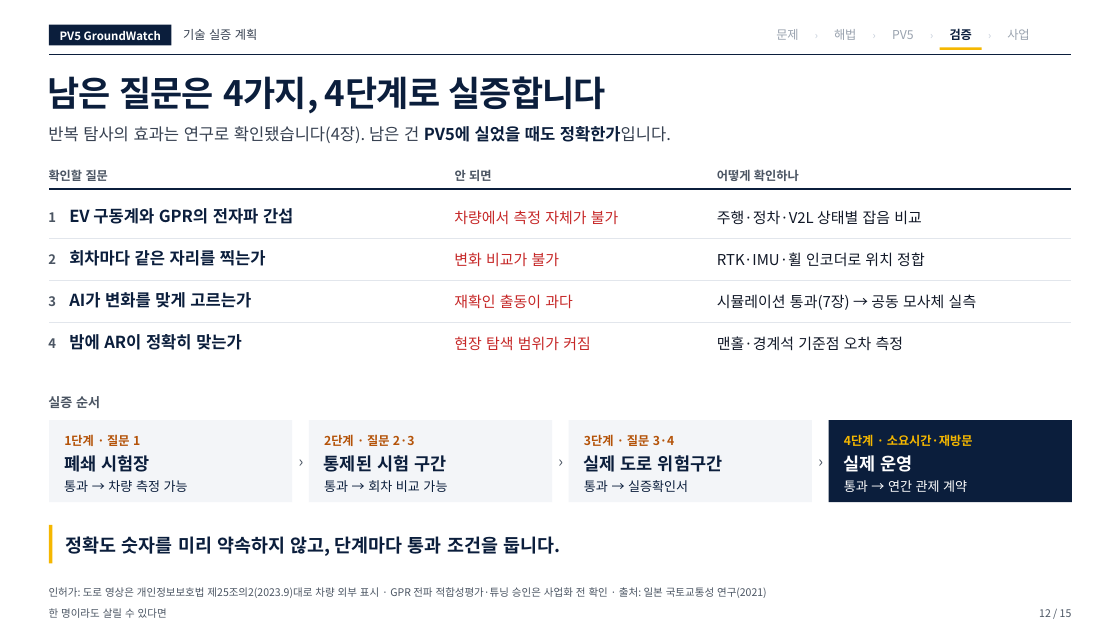
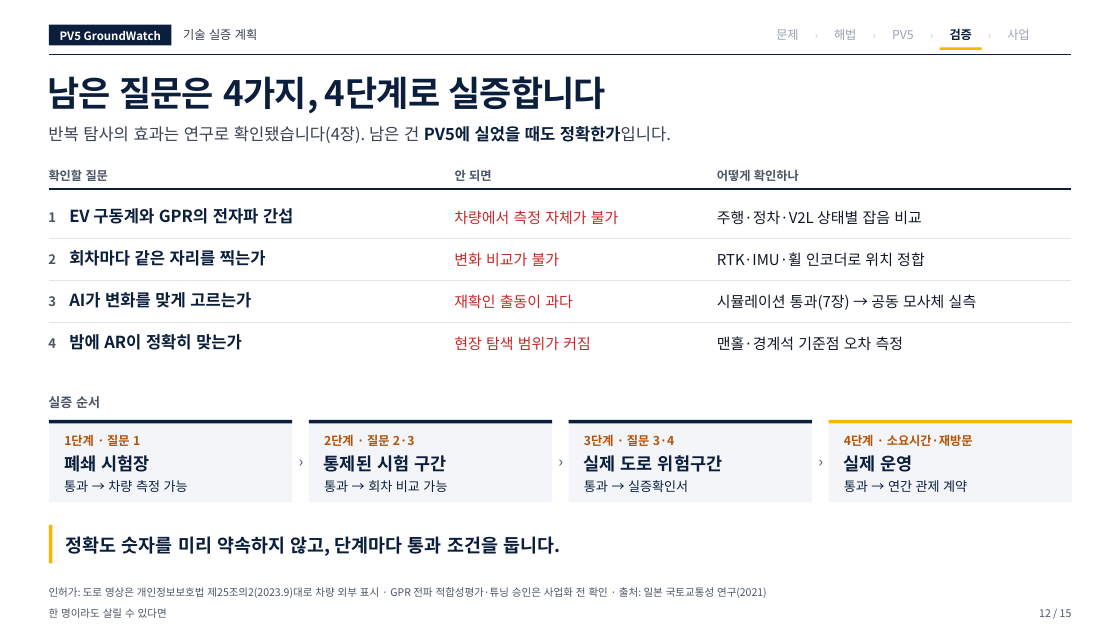
Before and after one commit to woojin-choe/pv5-hose-lab, a slide deck: slide 12 of ppt_all/PV5_GroundWatch_10_22.pptx. Drawn at 1120x630 pixels with LibreOffice and Linux fonts; fonts in the diff are those of the drawing. Boxes give left, top, right and bottom in pixels: in the first picture for what was removed or moved away, otherwise in the second. Text is boxed around its words. In the diff, an @@ line names an element or a change of style, - is before the commit and + after.

```diff
--- a/ppt_all/PV5_GroundWatch_10_22.pptx
+++ b/ppt_all/PV5_GroundWatch_10_22.pptx
@@ rectangle at (x1=828, y1=420, x2=1072, y2=502): fill #0B1E3C to #F3F5F8 @@
@@ group added at (x1=49, y1=420, x2=1072, y2=423): 4 rectangles @@
@@ text "4단계 · 소요시간·재방문" at (x1=844, y1=434, x2=973, y2=446): text colour #F5B700 to #B45309 @@
@@ text "실제 운영" at (x1=844, y1=455, x2=913, y2=472): text colour #FFFFFF to #0B1E3C @@
@@ text "통과 → 연간 관제 계약" at (x1=844, y1=480, x2=967, y2=492): text colour #FFFFFF to #0B1E3C @@
```
Also in this commit, not shown: 9 other slides changed, 29 other files.
